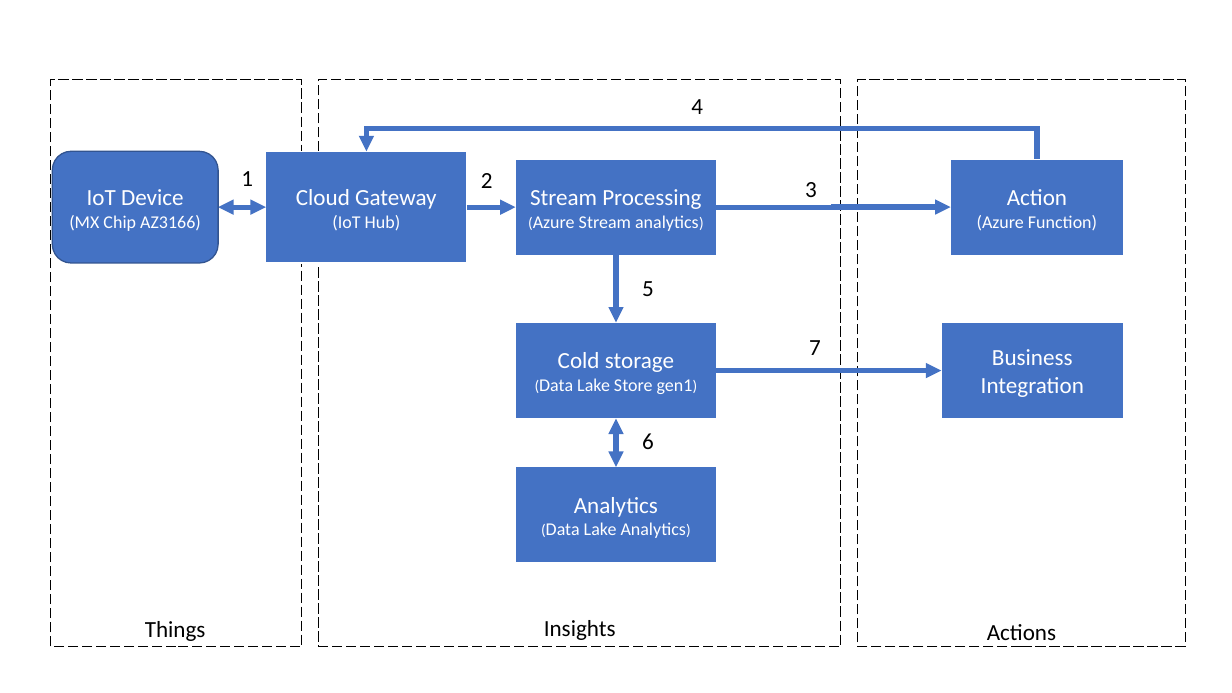
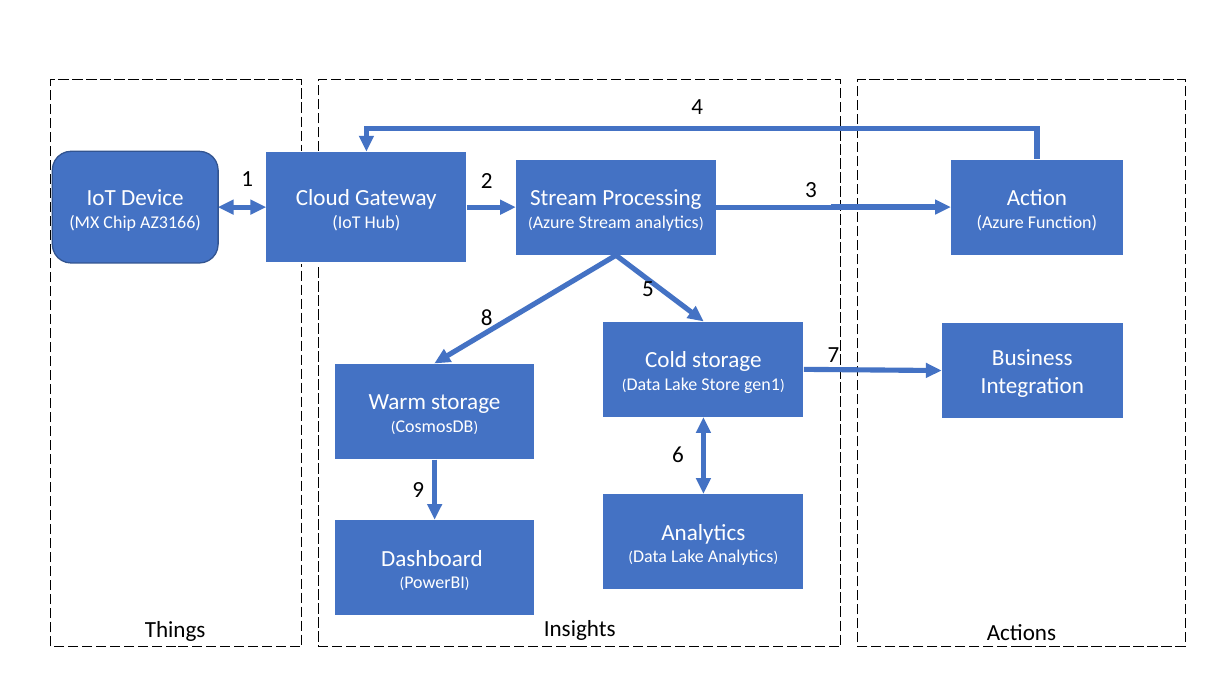
Before and after one commit to TonyDevTest/iotcapstone, a slide deck: slide 1 of Lab2/WindFarmArchitecture-16DB6E74.pptx. Drawn at 1232x693 pixels with LibreOffice and Linux fonts; fonts in the diff are those of the drawing. Boxes give left, top, right and bottom in pixels: in the first picture for what was removed or moved away, otherwise in the second. Text is boxed around its words. In the diff, an @@ line names an element or a change of style, - is before the commit and + after.

```diff
--- a/Lab2/WindFarmArchitecture-16DB6E74.pptx
+++ b/Lab2/WindFarmArchitecture-16DB6E74.pptx
@@ arrow added from (616, 255) to (434, 363), #4472C4 4 pt @@
@@ arrow moved from (616, 255) - (616, 323) to (616, 255) - (703, 322) @@
@@ text added at [481,309,493,332], 18 pt, text #000000 @@
+8
@@ rectangle "Cold storage": place and size @@
-rectangle "Cold storage" at [516,323,717,419]
+rectangle "Cold storage" at [603,322,804,418]
@@ text "7" rewrapped from [809,340,821,355] to [828,347,840,368] @@
@@ rectangle added at [335,363,536,459], fill #4472C4, outline #FFFFFF 1 pt, 18 pt, text #FFFFFF @@
+Warm storage
+(CosmosDB)
@@ arrow moved from (716, 371) - (942, 371) to (804, 370) - (942, 371) @@
@@ double arrow moved from (616, 419) - (616, 467) to (703, 418) - (703, 494) @@
@@ text "6": place and size @@
-text "6" at [642,433,654,449]
+text "6" at [672,446,684,462]
@@ arrow added from (434, 459) to (434, 519), #4472C4 4 pt @@
@@ text added at [412,482,424,497], 18 pt, text #000000 @@
+9
@@ rectangle "Analytics": place and size @@
-rectangle "Analytics" at [516,467,717,563]
+rectangle "Analytics" at [603,494,804,590]
@@ rectangle added at [335,519,536,616], fill #4472C4, outline #FFFFFF 1 pt, 18 pt, text #FFFFFF @@
+Dashboard
+(PowerBI)
```
